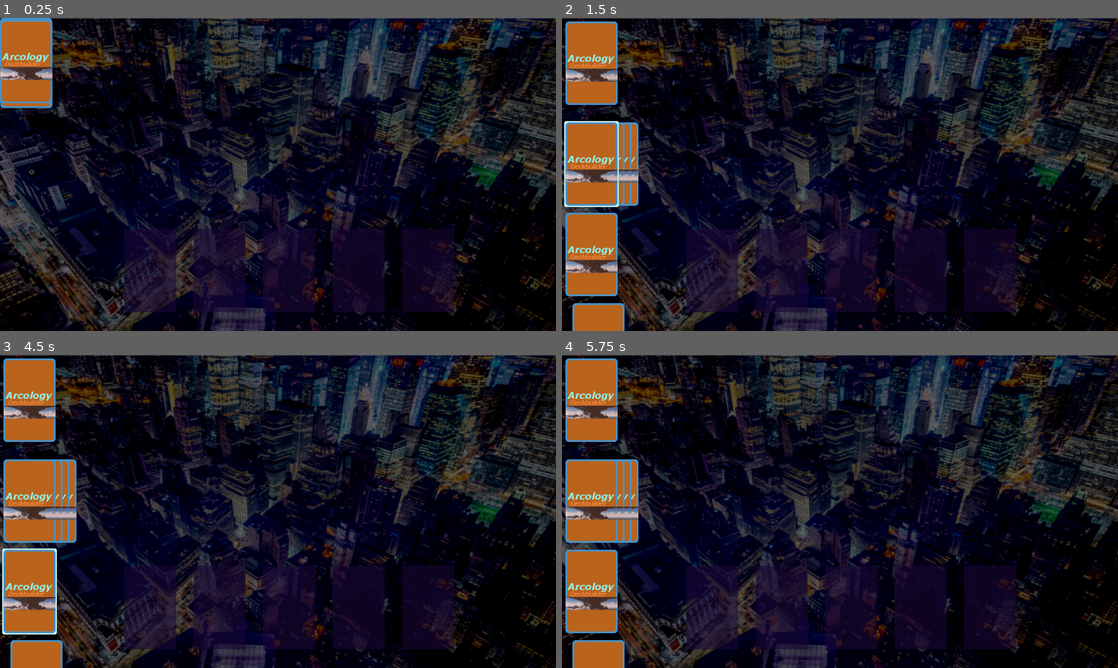
Above: before the commit, frames 1-4 (two rows, left to right).
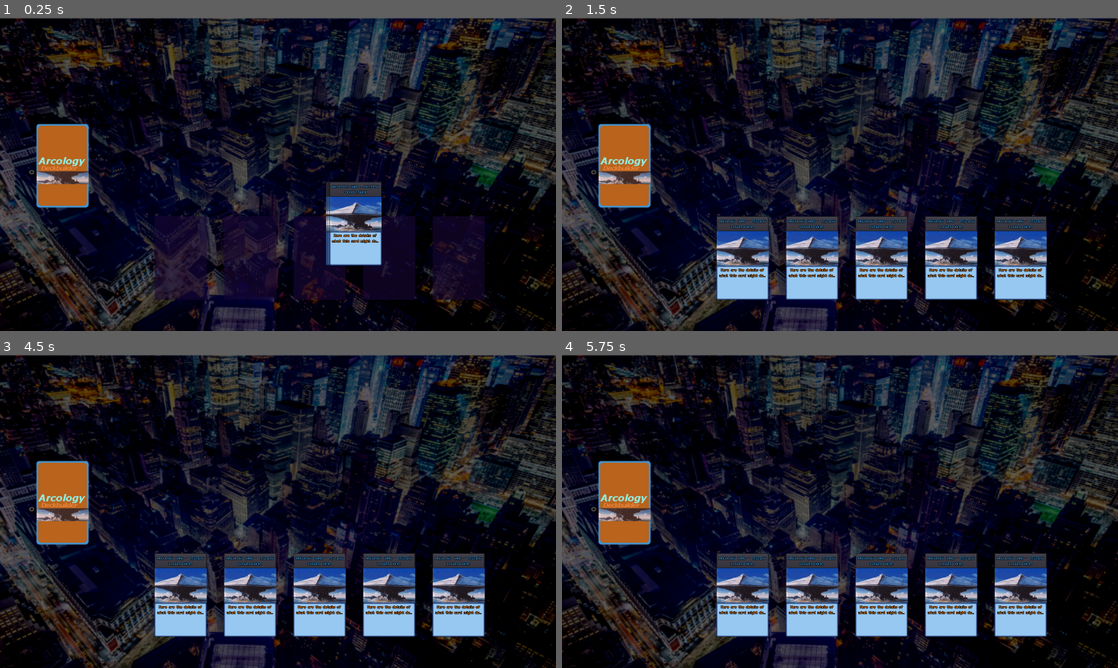
Above: after the commit, the same moments.

Repository: dancraig1985/arcology-deckbuilder
Game: Godot game, scene res://core/scenes/main.tscn
The game is run twice, just before and just after one commit, with the same random seed, the same clock (stepped at 60 frames per second) and the same inputs.
Inputs (mouse positions are in pixels of both pictures, inside the frame that each line leads up to):
- Up to frame 1 (0.25 s): no input
- Up to frame 2 (1.5 s): move the mouse to (589, 61) at 0.52 s; move the mouse to (589, 165) at 1.27 s
- Up to frame 3 (4.5 s): tap Enter at 2, 3.5 s; move the mouse to (38, 502) at 2.02 s; tap Space at 2.75, 4.25 s; move the mouse to (44, 502) at 2.77 s; move the mouse to (50, 502) at 3.52 s; move the mouse to (27, 592) at 4.27 s
- Up to frame 4 (5.75 s): tap Enter at 5 s; move the mouse to (867, 511) at 5.02 s

The runs differ from the first frame. In frame 1, 12% of the frame differs, in the area x 0-88%, y 0-94%; in frame 2, 23%; in frame 3, 23%, in the area x 0-88%, y 1-100%; in frame 4, 23%.

Commit message:
Some deck and card tweaks

Diff:
--- a/core/classes/stack_machine/stack_machine.gd
+++ b/core/classes/stack_machine/stack_machine.gd
@@ -48,7 +48,7 @@
 				process(delta)
 	elif default_state != null:
 		# If state stack is empty, we push the default
-		push(default_state.new())
+		push(default_state)
 		process(delta) # and try to run it right away
 
 func push(state_class: Script, args: Dictionary = {}) -> void:
--- a/core/classes/stack_machine/states/cards/st_card_idle.gd
+++ b/core/classes/stack_machine/states/cards/st_card_idle.gd
@@ -22,4 +22,4 @@
 func process(delta):
 	# return 0 to continue in this state
 	# return 1 to end state, return -1 to end state and process next state right away
-	return 0
+	return 1
--- a/core/classes/stack_machine/states/cards/st_card_move_to_pos.gd
+++ b/core/classes/stack_machine/states/cards/st_card_move_to_pos.gd
@@ -12,16 +12,19 @@
 
 # Run once when the state starts
 func on_start():
+	print_debug("card starting move at pos: " + str(host.position))
 	var target_position = args.target_position
-	state_env.tween_node = host.node_card_tween
-	state_env.tween_node.interpolate_property(host, "position",
+	var node_tween = host.node_card_tween
+	state_env.node_tween = node_tween
+	node_tween.stop_all()
+	state_env.node_tween.interpolate_property(host, "position",
 			host.position, target_position, Constants.OP_CARD_MOVE_SPEED,
 			Tween.TRANS_QUART, Tween.EASE_IN_OUT)
-	state_env.tween_node.start()
+	state_env.node_tween.start()
 
 # Usually called each step of the host, but can be called to run whenever
 func process(delta):
-	if not state_env.tween_node.is_active():
+	if not state_env.node_tween.is_active():
 		Audio.play("FlippingCard")
 		return 1
 	return 0
--- a/core/scenes/card.gd
+++ b/core/scenes/card.gd
@@ -5,11 +5,18 @@
 var card_data := {}
 var CardStackMachine
 
-onready var node_dealer := get_parent()
+var is_facedown: bool = false
+
+# Gotta be a better way to find this node
+onready var node_dealer := get_tree().get_root().find_node("Dealer")
 
 onready var node_card_collision:= $CardCollision
 onready var node_highlight_mouse := $HighlightMouse
 onready var node_card_tween := $CardTween
+
+onready var node_front := $CardDisplay/Front
+onready var node_back := $CardDisplay/Back
+
 
 onready var node_card_name := $CardDisplay/Front/VBoxContainer/NamePlate/CardName
 onready var node_card_art := $CardDisplay/Front/VBoxContainer/CardArt
@@ -46,6 +53,17 @@
 	CardStackMachine.add(state_class, new_args)
 
 
+func set_is_facedown(value: bool = true) -> void:
+	is_facedown = value
+	node_front.visible = not is_facedown
+	node_back.visible = is_facedown
+
+
+func flip() -> void:
+	node_front.visible = not node_front.visible
+	node_back.visible = not node_front.visible
+
+
 func _on_card_data_updated(card) -> void:
 	node_card_name.text = card_data["Card Name"]
 	node_card_art.texture = load("res://assets/art/card_art/" + card_data["Card Art"] + ".png")
--- a/core/scenes/card.tscn
+++ b/core/scenes/card.tscn
@@ -62,7 +62,6 @@
 }
 
 [node name="Front" type="Panel" parent="CardDisplay"]
-visible = false
 anchor_right = 1.0
 anchor_bottom = 1.0
 mouse_filter = 2
@@ -129,6 +128,7 @@
 autowrap = true
 
 [node name="Back" type="TextureRect" parent="CardDisplay"]
+visible = false
 margin_right = 150.0
 margin_bottom = 240.0
 mouse_filter = 2
--- a/core/scenes/card_spot.tscn
+++ b/core/scenes/card_spot.tscn
@@ -8,6 +8,7 @@
 [node name="ColoredBox" type="Panel" parent="."]
 margin_right = 150.0
 margin_bottom = 240.0
+mouse_filter = 2
 custom_styles/panel = SubResource( 1 )
 __meta__ = {
 "_edit_use_anchors_": false
--- a/core/scenes/dealer.gd
+++ b/core/scenes/dealer.gd
@@ -1,47 +1,52 @@
 extends Node2D
+
+var card_highlight_mouse_candidates := []
 
 var DealerCardLibrary := CardLibrary.new()
 
+var CardScene := preload("res://core/scenes/card.tscn")
+
 var is_board_set_up := false
 
-var card_highlight_mouse_candidates := []
+onready var node_player_deck := $Decks/PlayerDeck
+onready var node_player_hand := $Decks/PlayerHand
 
-var CardScene := preload("res://core/scenes/card.tscn")
 
 func _ready():
 	pass
-
 
 func _process(delta):
 	process_card_highlight_mouse()
 
 	if not is_board_set_up:
-		instance_card("Arcology Prime", Vector2(10, 10))
+		spawn_card_to_deck("Arcology Prime", node_player_hand)
+		spawn_card_to_deck("Console Cowboy", node_player_hand)
+		spawn_card_to_deck("Arcology Prime", node_player_hand)
+		spawn_card_to_deck("Arcology Prime", node_player_hand)
+		spawn_card_to_deck("Arcology Prime", node_player_hand)
 
-		instance_card("Arcology Prime", Vector2(10, 300), 5)
-		instance_card("Console Cowboy", Vector2(30, 300), 4)
-		instance_card("Arcology Prime", Vector2(50, 300), 3)
-		instance_card("Console Cowboy", Vector2(70, 300), 2)
-
-		instance_card("Console Cowboy", Vector2(10, 560))
-		instance_card("Arcology Prime", Vector2(30, 820))
-		instance_card("Console Cowboy", Vector2(50, 1080))
+		spawn_card_to_deck("Arcology Prime", node_player_deck)
+		spawn_card_to_deck("Console Cowboy", node_player_deck)
+		spawn_card_to_deck("Arcology Prime", node_player_deck)
+		spawn_card_to_deck("Arcology Prime", node_player_deck)
+		spawn_card_to_deck("Arcology Prime", node_player_deck)
 
 		is_board_set_up = true
 
 
-func instance_card(card_name: String = "Template", \
-						spawn_position: Vector2 = Vector2(0, 0), \
-						spawn_z_index: int = 0) -> Node:
+func instance_card(card_name: String = "Template") -> Node:
 	var card_node = CardScene.instance()
 	var card_data = DealerCardLibrary.get_card_data(card_name)
-	add_child(card_node)
-	#card_node.position = spawn_position
-	card_node.push_state(Constants.ST_CARD_MOVE_TO_POSITION, {target_position = spawn_position})
-	card_node.z_index = spawn_z_index
 	card_node.import_card_data_from_dict(card_data)
-	Audio.play("DealingCard")
+	Audio.play("EarningMoney")
+	print_debug("Card instanced at: " + str(card_node.position))
 	return card_node
+
+
+func spawn_card_to_deck(card_name: String, target_deck: Deck) -> void:
+	var card_node = instance_card(card_name)
+	card_node.position = position
+	target_deck.add_card(card_node)
 
 
 func add_card_highlight_mouse_candidate(card: Node) -> void:
--- a/core/scenes/deck.gd
+++ b/core/scenes/deck.gd
@@ -1,3 +1,4 @@
+class_name Deck
 extends Node2D
 
 export var deck_list: Dictionary = {
@@ -17,11 +18,22 @@
 	deck_list = new_deck_list
 
 func add_card(new_card: Node) -> void:
-	new_card.get_parent().remove_child(new_card)
-	node_cards.add_child(new_card)
+	node_cards.add_child(new_card) # FIX: this is at pos(0,0)
+	refresh_card_positions()
 
 func remove_card(card_to_remove: Node) -> void:
 	node_cards.remove_child(card_to_remove)
 
-func find_open_card_spot() -> int:
-	return 0
+func refresh_card_positions() -> void:
+	var card_spots = node_card_spots.get_children()
+	var cards = node_cards.get_children()
+	for i in range(cards.size()):
+		var card = cards[i]
+		card.z_index = i
+		if i < card_spots.size():
+			var card_spot = card_spots[i]
+			card.add_state(Constants.ST_CARD_MOVE_TO_POSITION, {target_position = card_spot.position})
+			card.set_is_facedown(false)
+		else:
+			card.add_state(Constants.ST_CARD_MOVE_TO_POSITION, {target_position = Vector2()})
+			card.set_is_facedown(true)
--- a/core/scenes/decks/player_deck.tscn
+++ b/core/scenes/decks/player_deck.tscn
@@ -1,5 +1,15 @@
-[gd_scene load_steps=2 format=2]
+[gd_scene load_steps=3 format=2]
 
 [ext_resource path="res://core/scenes/deck.tscn" type="PackedScene" id=1]
+[ext_resource path="res://core/themes/panel_deck_spot.tres" type="StyleBox" id=2]
 
 [node name="PlayerDeck" instance=ExtResource( 1 )]
+
+[node name="Panel" type="Panel" parent="." index="2"]
+margin_right = 150.0
+margin_bottom = 240.0
+mouse_filter = 2
+custom_styles/panel = ExtResource( 2 )
+__meta__ = {
+"_edit_use_anchors_": false
+}
--- a/core/scenes/main.tscn
+++ b/core/scenes/main.tscn
@@ -26,7 +26,7 @@
 [node name="Decks" type="Node2D" parent="Dealer"]
 
 [node name="PlayerHand" parent="Dealer/Decks" instance=ExtResource( 3 )]
-position = Vector2( 857.197, 506.381 )
+position = Vector2( 944.503, 469.871 )
 
 [node name="PlayerDeck" parent="Dealer/Decks" instance=ExtResource( 4 )]
-position = Vector2( 163.502, 415.899 )
+position = Vector2( 104.768, 304.781 )
--- a/project.godot
+++ b/project.godot
@@ -14,6 +14,11 @@
 "language": "GDScript",
 "path": "res://core/classes/card_library.gd"
 }, {
+"base": "Node2D",
+"class": "Deck",
+"language": "GDScript",
+"path": "res://core/scenes/deck.gd"
+}, {
 "base": "Reference",
 "class": "StackMachineState",
 "language": "GDScript",
@@ -21,6 +26,7 @@
 } ]
 _global_script_class_icons={
 "CardLibrary": "",
+"Deck": "",
 "StackMachineState": ""
 }
 
